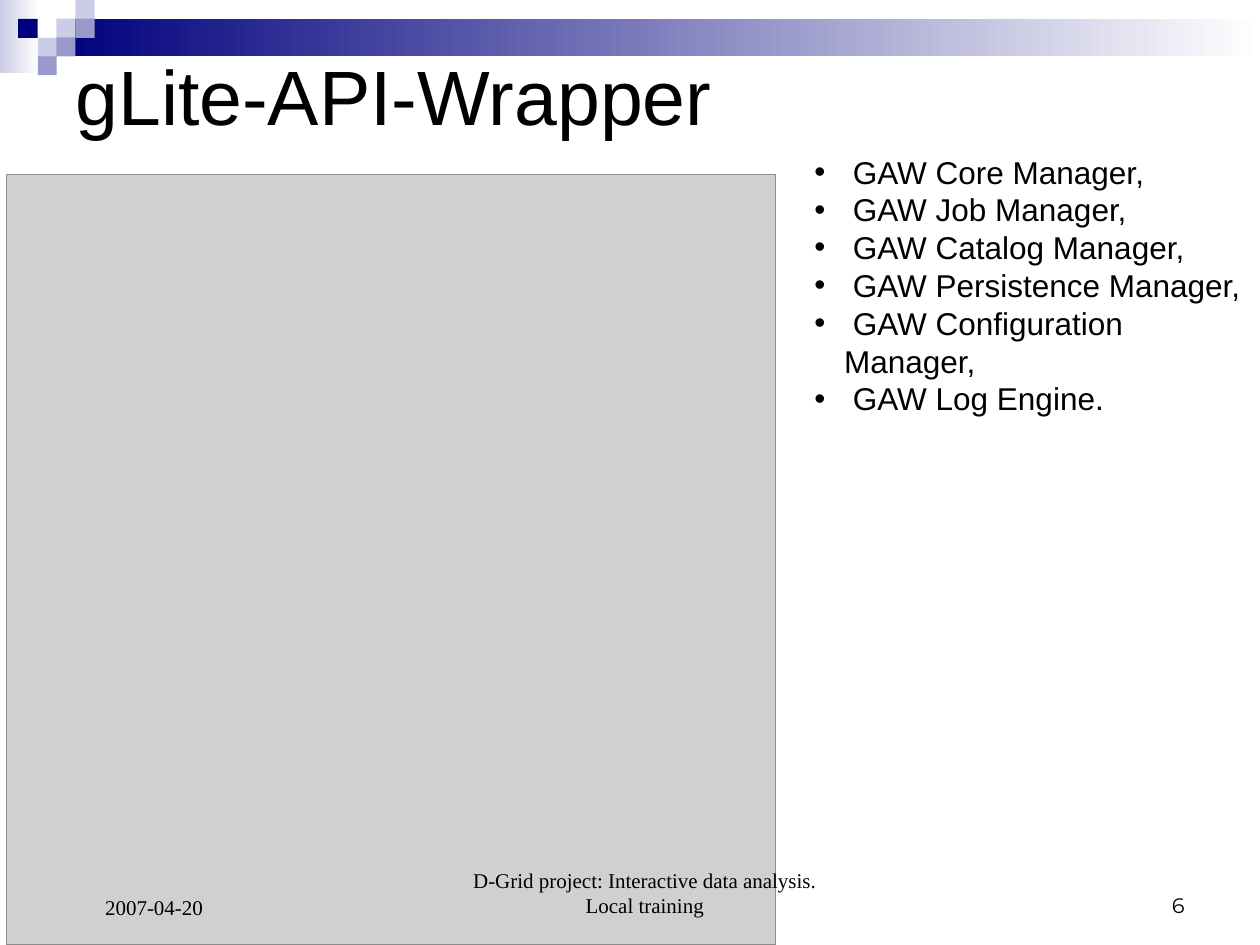
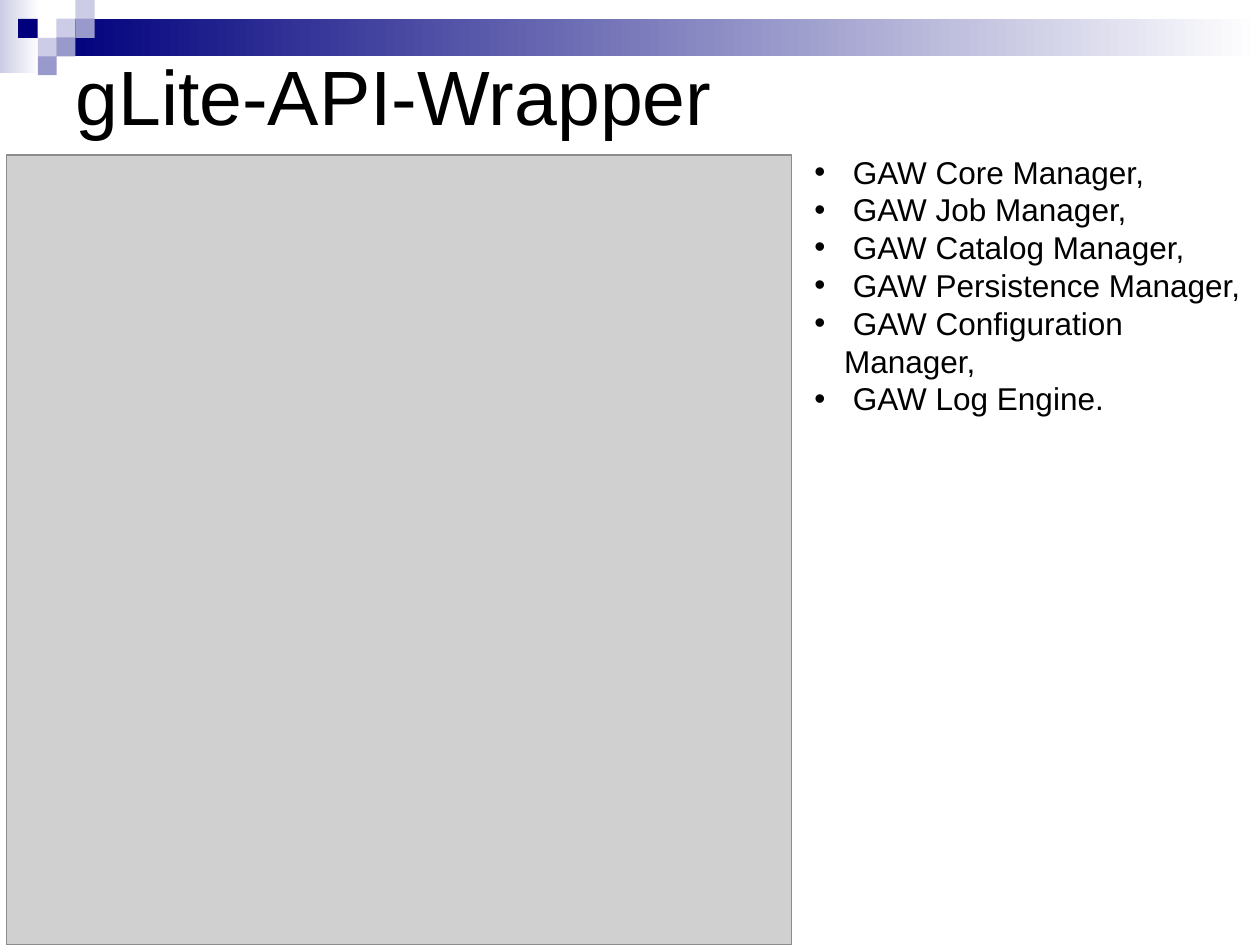
Before and after one commit to AnarManafov/PoDDocumentation, a slide deck: slide 6 of local training - D-Grid 2007-04-20.ppt. Drawn at 1260x945 pixels with LibreOffice and Linux fonts; fonts in the diff are those of the drawing; grey boxes stand for pictures. Boxes give left, top, right and bottom in pixels: in the first picture for what was removed or moved away, otherwise in the second. Text is boxed around its words. In the diff, an @@ line names an element or a change of style, - is before the commit and + after.

```diff
--- a/local training - D-Grid 2007-04-20.ppt
+++ b/local training - D-Grid 2007-04-20.ppt
@@ picture: place and size @@
-picture at [6, 175, 775, 945]
+picture at [6, 155, 791, 945]
@@ text removed at [473, 871, 816, 918] @@
-D-Grid project: Interactive data analysis. Local training
@@ page number removed at [1172, 898, 1185, 913] @@
-6
@@ text removed at [105, 901, 203, 915] @@
-2007-04-20
```
Also in this commit, not shown: 10 other slides changed, 4 slides added, 4 slides removed.
